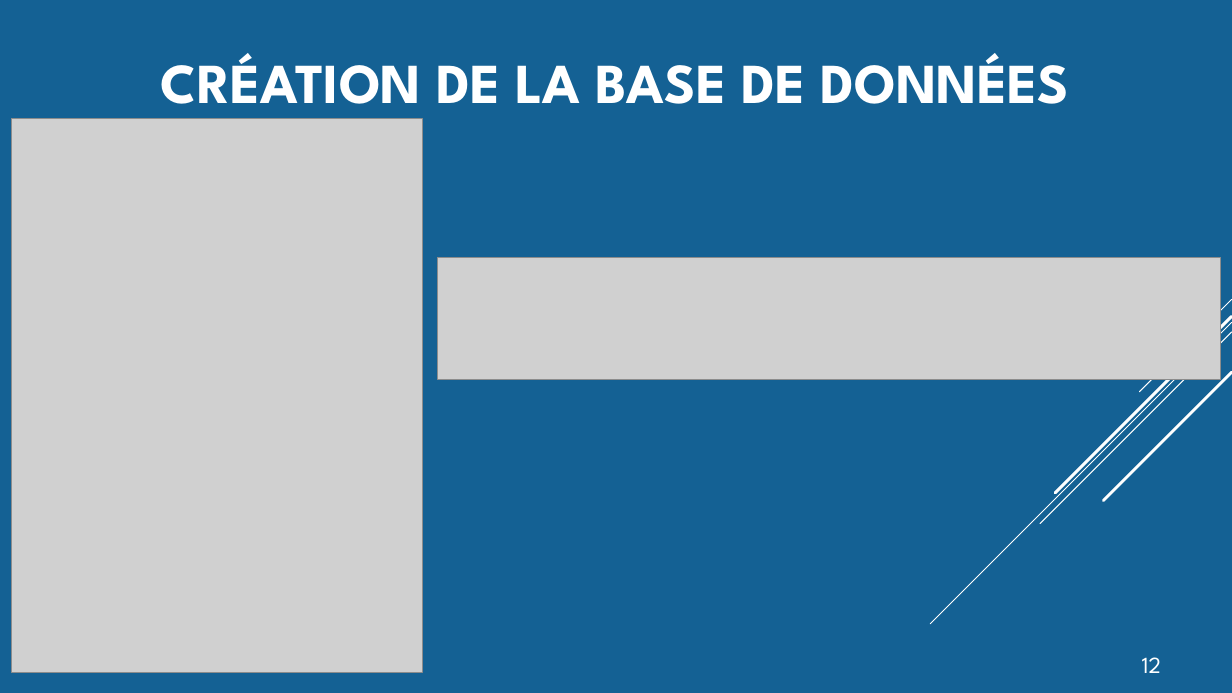
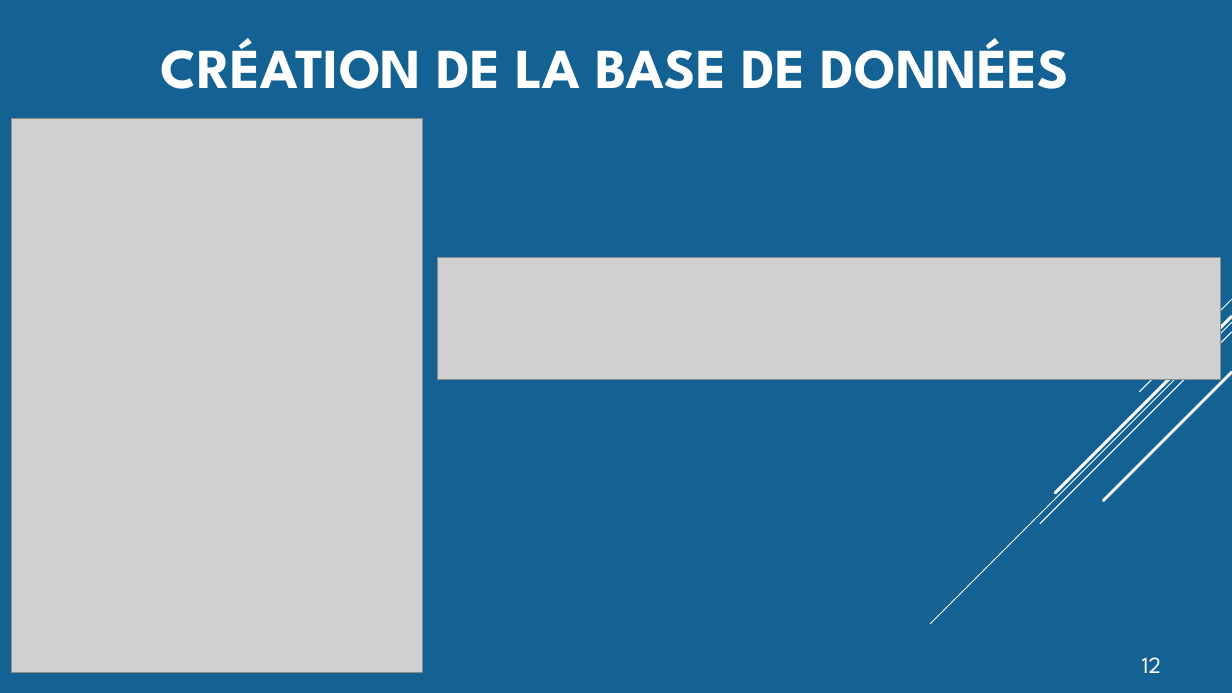
Before and after one commit to etemesgen/personnel, a slide deck: slide 13 of Gestion du Personnel.pptm. Drawn at 1232x693 pixels with LibreOffice and Linux fonts; fonts in the diff are those of the drawing; grey boxes stand for pictures. Boxes give left, top, right and bottom in pixels: in the first picture for what was removed or moved away, otherwise in the second. Text is boxed around its words. In the diff, an @@ line names an element or a change of style, - is before the commit and + after.

```diff
--- a/Gestion du Personnel.pptm
+++ b/Gestion du Personnel.pptm
@@ title "CRÉATION DE LA BASE DE ..." rewrapped from <box>161,53,1069,120</box> to <box>161,38,1069,89</box> @@
```
Also in this commit, not shown: 4 other slides changed, 3 slides added, 2 other files.
